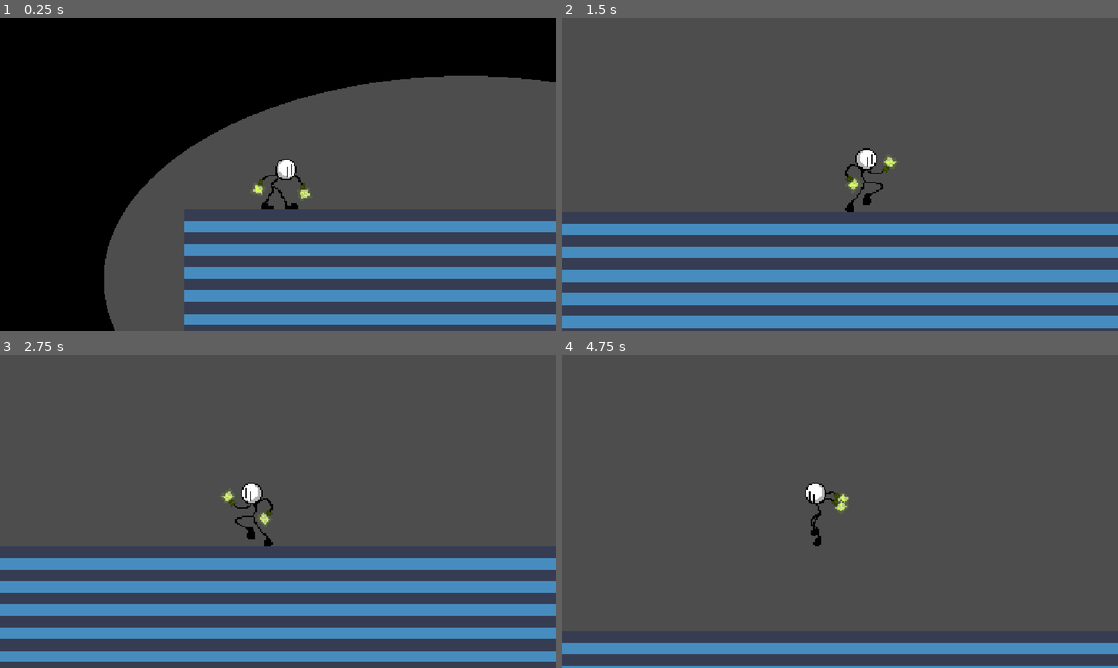
Above: before the commit, frames 1-4 (two rows, left to right).
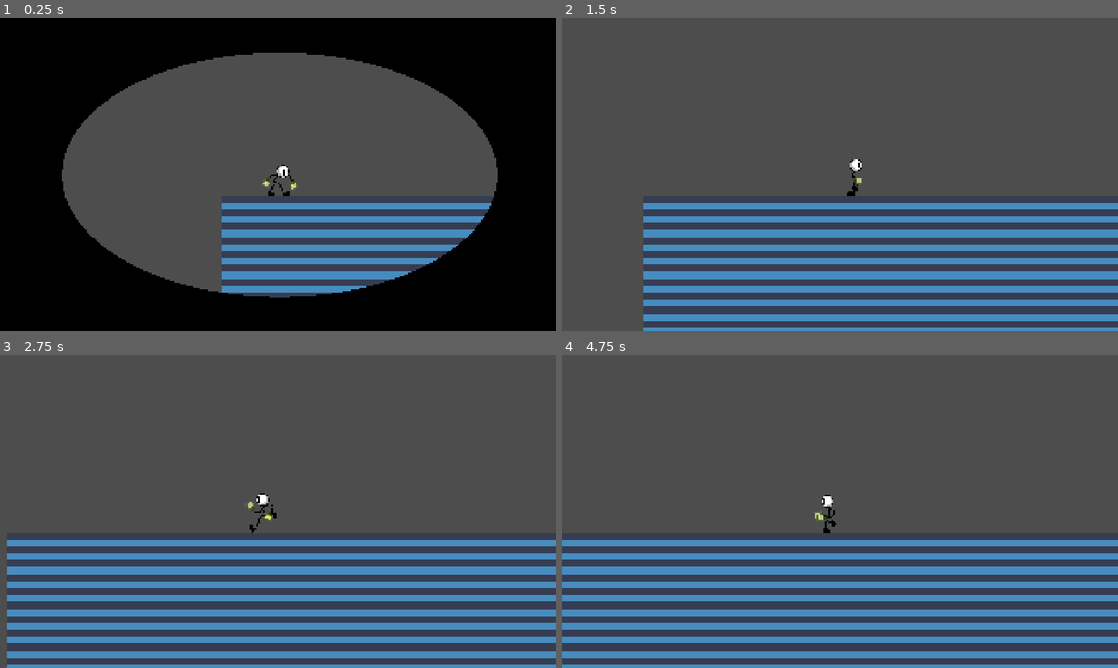
Above: after the commit, the same moments.

Repository: TheTy123456/TSA-TW-REPO
Game: Godot game, scene res://Levels/Scenes/test_level.tscn
Two runs of this game, one before a commit and one after it. Both use one fixed random seed, a clock stepped at 60 frames per second and the inputs below. Before the commit the project starts from res://test_level.tscn. The engine's default icon, where the game draws it, is replaced by a stand-in: a white triangle on a blue panel in a dark square.
Inputs:
- Up to frame 1 (0.25 s): no input
- Up to frame 2 (1.5 s): tap Enter (ui_accept) at 0.5, 0.6, 0.77, 1.07, 1.35 s; hold Right (ui_right) from 0.53 s (still down)
- Up to frame 3 (2.75 s): tap Enter (ui_accept) at 1.52, 1.82, 2.1 s; release Right (ui_right) at 2.03 s; hold Left (ui_left) from 2.03 s (still down)
- Up to frame 4 (4.75 s): release Left (ui_left) at 2.78 s; hold Right (ui_right) 2.78-4.28 s; tap Enter (ui_accept) at 2.85, 3.02, 3.32, 3.6, 3.77, 4.07, 4.35, 4.52 s; hold Left (ui_left) from 4.28 s (still down)

The runs differ from the first frame. In frame 1, 43% of the frame differs, in the area x 11-100%, y 11-100%; in frame 2, 21%; in frame 3, 21%; in frame 4, 22%.

Commit message:
More changes to platforming

Diff:
--- a/the-stickman-adventure--tech-war-ylp/stick.tscn
+++ b/the-stickman-adventure--tech-war-ylp/Characters/Stick/Scenes/stick.tscn
@@ -1,7 +1,7 @@
 [gd_scene format=3 uid="uid://cs6bpxm5lxm5x"]
 
-[ext_resource type="Script" uid="uid://d1dmqvggw0k6n" path="res://stick.gd" id="1_1hssm"]
-[ext_resource type="Texture2D" uid="uid://cvicguac23r2n" path="res://pixilart-sprite.png" id="2_0algd"]
+[ext_resource type="Script" uid="uid://d1dmqvggw0k6n" path="res://Characters/Stick/Scripts/stick.gd" id="1_1hssm"]
+[ext_resource type="Texture2D" uid="uid://cvicguac23r2n" path="res://Characters/Stick/Sprites/pixilart-sprite.png" id="2_0algd"]
 
 [sub_resource type="AtlasTexture" id="AtlasTexture_1hssm"]
 atlas = ExtResource("2_0algd")
--- a/the-stickman-adventure--tech-war-ylp/stick.gd
+++ b/the-stickman-adventure--tech-war-ylp/Characters/Stick/Scripts/stick.gd
@@ -10,6 +10,7 @@
 @export var gravity := 900.0
 
 @export var respawn_position := Vector2.ZERO
+
 enum State {
 	Idle,
 	Walk,
@@ -29,7 +30,7 @@
 var landing := false
 func _physics_process(delta):
 	var prev_velocity_x = velocity.x
-	input_dir = Input.get_action_strength("ui_right") - Input.get_action_strength("ui_left")
+	input_dir = Input.get_action_strength("move_right") - Input.get_action_strength("move_left")
 
 	if landing:
 		move_and_slide()
@@ -64,7 +65,7 @@
 		velocity.y += gravity * delta
 		current_state = State.Jump if velocity.y < 0 else State.Fall
 
-	if is_on_floor() and Input.is_action_just_pressed("ui_accept"):
+	if is_on_floor() and Input.is_action_just_pressed("move_up"):
 		velocity.y = -jump_force
 		current_state = State.Jump
 
--- a/the-stickman-adventure--tech-war-ylp/test_level.tscn
+++ b/the-stickman-adventure--tech-war-ylp/Levels/Scenes/test_level.tscn
@@ -1,13 +1,13 @@
 [gd_scene format=4 uid="uid://y7a762ler2ku"]
 
-[ext_resource type="Texture2D" uid="uid://dlxyeapet7fj3" path="res://icon.svg" id="1_gojnm"]
-[ext_resource type="Script" uid="uid://dmm5wd3wh1e8v" path="res://test_level.gd" id="1_sb12i"]
-[ext_resource type="PackedScene" uid="uid://cs6bpxm5lxm5x" path="res://stick.tscn" id="2_1c2mv"]
-[ext_resource type="Script" uid="uid://b8umvwi02o8km" path="res://camera_2d.gd" id="3_f7g2b"]
-[ext_resource type="PackedScene" uid="uid://d1aqq35qid7gv" path="res://circle_transition.tscn" id="4_4ptq8"]
+[ext_resource type="Script" uid="uid://dmm5wd3wh1e8v" path="res://Levels/Scripts/test_level.gd" id="1_swfa6"]
+[ext_resource type="Texture2D" uid="uid://dlxyeapet7fj3" path="res://icon.svg" id="2_agw3v"]
+[ext_resource type="PackedScene" uid="uid://cs6bpxm5lxm5x" path="res://Characters/Stick/Scenes/stick.tscn" id="3_3qix0"]
+[ext_resource type="Script" uid="uid://b8umvwi02o8km" path="res://Mechanics/Scripts/camera_2d.gd" id="4_wtpou"]
+[ext_resource type="PackedScene" uid="uid://d1aqq35qid7gv" path="res://UI Mechanics/Transitions/Scenes/circle_transition.tscn" id="5_kmo6j"]
 
 [sub_resource type="TileSetAtlasSource" id="TileSetAtlasSource_1c2mv"]
-texture = ExtResource("1_gojnm")
+texture = ExtResource("2_agw3v")
 2:1/0 = 0
 2:1/0/physics_layer_0/polygon_0/points = PackedVector2Array(-8, -8, 8, -8, 8, 8, -8, 8)
 3:1/0 = 0
@@ -26,13 +26,13 @@
 size = Vector2(3907, 555)
 
 [node name="Test Level" type="Node2D" unique_id=1431873934]
-script = ExtResource("1_sb12i")
+script = ExtResource("1_swfa6")
 
 [node name="TileMapLayer" type="TileMapLayer" parent="." unique_id=660546801]
 tile_map_data = PackedByteArray("AAAAAP//AAACAAEAAAAAAAAAAAACAAEAAAAAAAEAAAACAAEAAAAAAAIAAAACAAEAAAAAAAMAAAACAAEAAAAAAA …(48304 unchanged characters)…
 tile_set = SubResource("TileSet_rrtyo")
 
-[node name="Stick" parent="." unique_id=342837933 instance=ExtResource("2_1c2mv")]
+[node name="Stick" parent="." unique_id=342837933 instance=ExtResource("3_3qix0")]
 position = Vector2(68, -43)
 respawn_position = Vector2(50, -100)
 
@@ -41,7 +41,7 @@
 zoom = Vector2(3, 3)
 drag_left_margin = 0.1
 drag_right_margin = 0.1
-script = ExtResource("3_f7g2b")
+script = ExtResource("4_wtpou")
 player = NodePath("../Stick")
 horizontal_smooth = 10.0
 vertical_smooth = 20.0
@@ -53,6 +53,6 @@
 position = Vector2(837.5, 698.5)
 shape = SubResource("RectangleShape2D_rrtyo")
 
-[node name="CircleTransition" parent="." unique_id=938060551 instance=ExtResource("4_4ptq8")]
+[node name="CircleTransition" parent="." unique_id=938060551 instance=ExtResource("5_kmo6j")]
 
 [connection signal="body_entered" from="FallDeathArea" to="Stick" method="_on_fall_death_area_body_entered"]
--- a/the-stickman-adventure--tech-war-ylp/circle_transition.tscn
+++ b/the-stickman-adventure--tech-war-ylp/UI Mechanics/Transitions/Scenes/circle_transition.tscn
@@ -1,7 +1,7 @@
 [gd_scene format=3 uid="uid://d1aqq35qid7gv"]
 
-[ext_resource type="Shader" uid="uid://b4korp7pf7tyx" path="res://fade_transition.gdshader" id="2_6msao"]
-[ext_resource type="Script" uid="uid://bo5jnll2mxvtf" path="res://circle_transition.gd" id="2_yqpmr"]
+[ext_resource type="Shader" uid="uid://b4korp7pf7tyx" path="res://UI Mechanics/Transitions/Shaders/fade_transition.gdshader" id="2_6msao"]
+[ext_resource type="Script" uid="uid://bo5jnll2mxvtf" path="res://UI Mechanics/Transitions/Scripts/circle_transition.gd" id="2_yqpmr"]
 
 [sub_resource type="ShaderMaterial" id="ShaderMaterial_yqpmr"]
 shader = ExtResource("2_6msao")
--- a/the-stickman-adventure--tech-war-ylp/project.godot
+++ b/the-stickman-adventure--tech-war-ylp/project.godot
@@ -17,12 +17,55 @@
 
 [display]
 
+window/size/viewport_width=1920
+window/size/viewport_height=1080
 window/stretch/mode="canvas_items"
 window/stretch/aspect="expand"
 
 [dotnet]
 
 project/assembly_name="The Stickman Adventure- Tech War YLP"
+
+[file_customization]
+
+folder_colors={
+"res://Characters/": "orange",
+"res://Levels/": "green",
+"res://Mechanics/": "gray",
+"res://UI Mechanics/": "purple"
+}
+
+[input]
+
+move_left={
+"deadzone": 0.2,
+"events": [Object(InputEventKey,"resource_local_to_scene":false,"resource_name":"","device":-1,"window_id":0,"alt_pressed":false,"shift_pressed":false,"ctrl_pressed":false,"meta_pressed":false,"pressed":false,"keycode":0,"physical_keycode":65,"key_label":0,"unicode":97,"location":0,"echo":false,"script":null)
+, Object(InputEventKey,"resource_local_to_scene":false,"resource_name":"","device":-1,"window_id":0,"alt_pressed":false,"shift_pressed":false,"ctrl_pressed":false,"meta_pressed":false,"pressed":false,"keycode":0,"physical_keycode":4194319,"key_label":0,"unicode":0,"location":0,"echo":false,"script":null)
+]
+}
+move_right={
+"deadzone": 0.2,
+"events": [Object(InputEventKey,"resource_local_to_scene":false,"resource_name":"","device":-1,"window_id":0,"alt_pressed":false,"shift_pressed":false,"ctrl_pressed":false,"meta_pressed":false,"pressed":false,"keycode":0,"physical_keycode":4194321,"key_label":0,"unicode":0,"location":0,"echo":false,"script":null)
+, Object(InputEventKey,"resource_local_to_scene":false,"resource_name":"","device":-1,"window_id":0,"alt_pressed":false,"shift_pressed":false,"ctrl_pressed":false,"meta_pressed":false,"pressed":false,"keycode":0,"physical_keycode":68,"key_label":0,"unicode":100,"location":0,"echo":false,"script":null)
+]
+}
+move_up={
+"deadzone": 0.2,
+"events": [Object(InputEventKey,"resource_local_to_scene":false,"resource_name":"","device":-1,"window_id":0,"alt_pressed":false,"shift_pressed":false,"ctrl_pressed":false,"meta_pressed":false,"pressed":false,"keycode":0,"physical_keycode":87,"key_label":0,"unicode":119,"location":0,"echo":false,"script":null)
+, Object(InputEventKey,"resource_local_to_scene":false,"resource_name":"","device":-1,"window_id":0,"alt_pressed":false,"shift_pressed":false,"ctrl_pressed":false,"meta_pressed":false,"pressed":false,"keycode":0,"physical_keycode":4194320,"key_label":0,"unicode":0,"location":0,"echo":false,"script":null)
+]
+}
+move_down={
+"deadzone": 0.2,
+"events": [Object(InputEventKey,"resource_local_to_scene":false,"resource_name":"","device":-1,"window_id":0,"alt_pressed":false,"shift_pressed":false,"ctrl_pressed":false,"meta_pressed":false,"pressed":false,"keycode":0,"physical_keycode":83,"key_label":0,"unicode":115,"location":0,"echo":false,"script":null)
+, Object(InputEventKey,"resource_local_to_scene":false,"resource_name":"","device":-1,"window_id":0,"alt_pressed":false,"shift_pressed":false,"ctrl_pressed":false,"meta_pressed":false,"pressed":false,"keycode":0,"physical_keycode":4194322,"key_label":0,"unicode":0,"location":0,"echo":false,"script":null)
+]
+}
+sprint={
+"deadzone": 0.2,
+"events": [Object(InputEventKey,"resource_local_to_scene":false,"resource_name":"","device":-1,"window_id":0,"alt_pressed":false,"shift_pressed":false,"ctrl_pressed":false,"meta_pressed":false,"pressed":false,"keycode":0,"physical_keycode":4194325,"key_label":0,"unicode":0,"location":0,"echo":false,"script":null)
+]
+}
 
 [layer_names]
 
Renamed: the-stickman-adventure--tech-war-ylp/stick.gd.uid -> the-stickman-adventure--tech-war-ylp/Characters/Stick/Scripts/stick.gd.uid
Renamed: the-stickman-adventure--tech-war-ylp/pixilart-sprite.png -> the-stickman-adventure--tech-war-ylp/Characters/Stick/Sprites/pixilart-sprite.png
Not shown, changed: the-stickman-adventure--tech-war-ylp/Characters/Stick/Sprites/pixilart-sprite.png.import
Renamed: the-stickman-adventure--tech-war-ylp/test_level.gd -> the-stickman-adventure--tech-war-ylp/Levels/Scripts/test_level.gd
Renamed: the-stickman-adventure--tech-war-ylp/test_level.gd.uid -> the-stickman-adventure--tech-war-ylp/Levels/Scripts/test_level.gd.uid
Renamed: the-stickman-adventure--tech-war-ylp/camera_2d.gd -> the-stickman-adventure--tech-war-ylp/Mechanics/Scripts/camera_2d.gd
Renamed: the-stickman-adventure--tech-war-ylp/camera_2d.gd.uid -> the-stickman-adventure--tech-war-ylp/Mechanics/Scripts/camera_2d.gd.uid
Renamed: the-stickman-adventure--tech-war-ylp/circle_transition.gd -> the-stickman-adventure--tech-war-ylp/UI Mechanics/Transitions/Scripts/circle_transition.gd
Renamed: the-stickman-adventure--tech-war-ylp/circle_transition.gd.uid -> the-stickman-adventure--tech-war-ylp/UI Mechanics/Transitions/Scripts/circle_transition.gd.uid
Renamed: the-stickman-adventure--tech-war-ylp/fade_transition.gdshader -> the-stickman-adventure--tech-war-ylp/UI Mechanics/Transitions/Shaders/fade_transition.gdshader
Renamed: the-stickman-adventure--tech-war-ylp/fade_transition.gdshader.uid -> the-stickman-adventure--tech-war-ylp/UI Mechanics/Transitions/Shaders/fade_transition.gdshader.uid
Binary file removed: the-stickman-adventure--tech-war-ylp/White-Circle-PNG-HD-Image.png
(and 1 more such lines)
